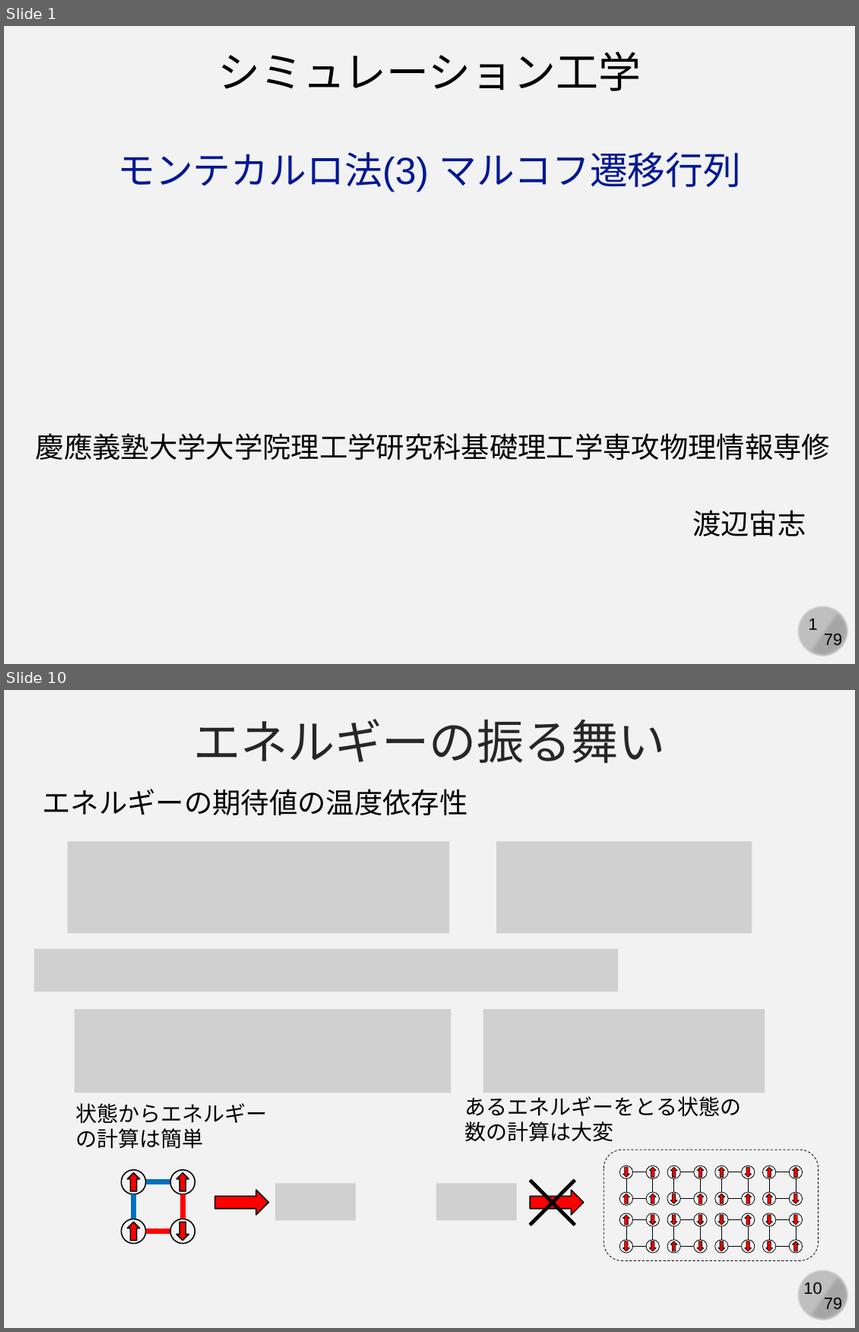
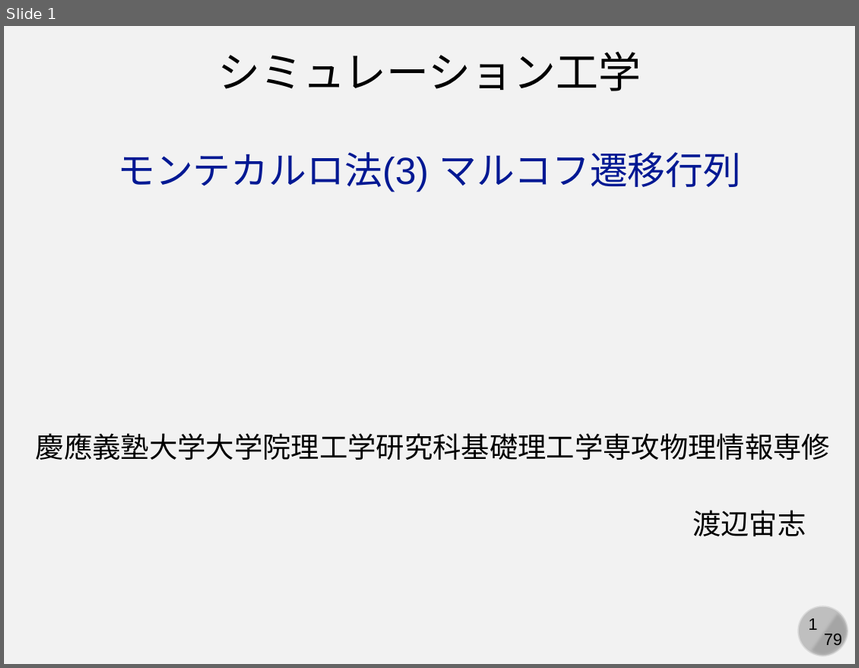
Before and after one commit to kaityo256/simulation_engineering, a slide deck: markov_chain/markov.pptx. Shown one above the other, each under a label of ours: slides 1 and 10 before the commit, slide 1 after it; the slides between them are not shown. The pictures are 859x1332 and 859x668 pixels, drawn with LibreOffice and Linux fonts; fonts in the diff are those of the drawing; grey boxes stand for pictures. Boxes give left, top, right and bottom in pixels: in the first picture for what was removed or moved away, otherwise in the second. Text is boxed around its words. In the diff, an @@ line names an element or a change of style, - is before the commit and + after.

```diff
--- a/markov_chain/markov.pptx
+++ b/markov_chain/markov.pptx
@@ slide 10 removed at [4,690,855,1328], background #F2F2F2; not listed: 4 template elements that a slide beside it also shows @@
@@ text removed at [193,719,666,763] @@
-エネルギーの振る舞い
@@ text removed at [43,789,468,815] @@
-エネルギーの期待値の温度依存性
@@ picture removed at [68,841,450,933] @@
@@ picture removed at [496,841,752,933] @@
@@ picture removed at [34,948,618,991] @@
@@ picture removed at [75,1009,452,1093] @@
@@ picture removed at [484,1009,765,1093] @@
@@ text removed at [465,1097,741,1142] @@
-あるエネルギーをとる状態の
-数の計算は大変
@@ text removed at [76,1103,268,1149] @@
-状態からエネルギー
-の計算は簡単
@@ cross removed at [509,1160,595,1246] @@
@@ right arrow removed at [215,1191,268,1215] @@
@@ picture removed at [275,1184,356,1221] @@
@@ picture removed at [436,1184,516,1221] @@
@@ right arrow removed at [530,1191,584,1215] @@
@@ group removed at [122,1170,196,1244]: 4 ellipses, 4 down arrows, 4 lines @@
@@ group removed at [604,1150,819,1262]: 32 ellipses, 32 down arrows, 32 lines, 1 rounded rectangle @@
```
Also in this commit, not shown: 2 slides changed, 3 slides added, 75 other slides removed.
